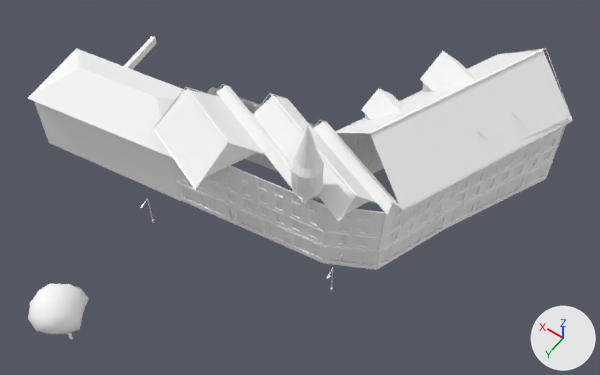
The glTF model cities/arlov-borggatan/pack/tiles/c-10_-5.glb as it was, and as the next commit left it.
Both versions are drawn from a 50 mm lens placed at (-625.9, -225.5, 101.1), pointed at (-585.4, -282.2, 12.0). The lights are fixed; the arrows at lower right show +X, +Y and +Z. The first picture is the older version. Where no turn or scale is listed for an object, it has been applied to the vertices.

Names of what the first picture shows: 'SM_Building_w357244350', 'SM_Custom_w357244353', 'SM_Trees_-10_-5' and 2 more.
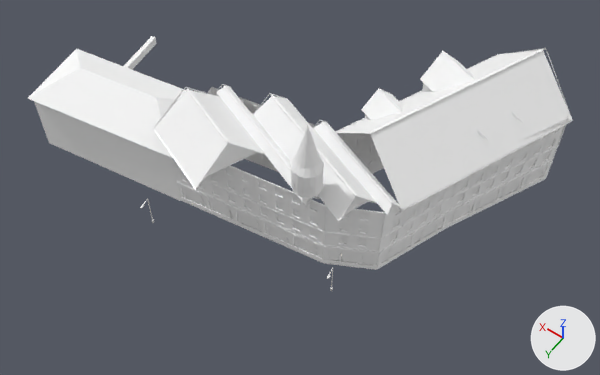
The newer file is also turned or shifted as a whole; pictures and numbers use the older file's frame.

The edits, one by one:
Object 'SM_Trees_-10_-5' (ob_sm_trees__10__5) is deleted.

Changed parts and their boxes [x1, y1, x2, y2] in the pictures (600 x 375 px):
'SM_Trees_-10_-5', deleted: before [28, 284, 89, 339]
    faces in mat_m_leaf (white #ffffff): [28, 284, 89, 335]
